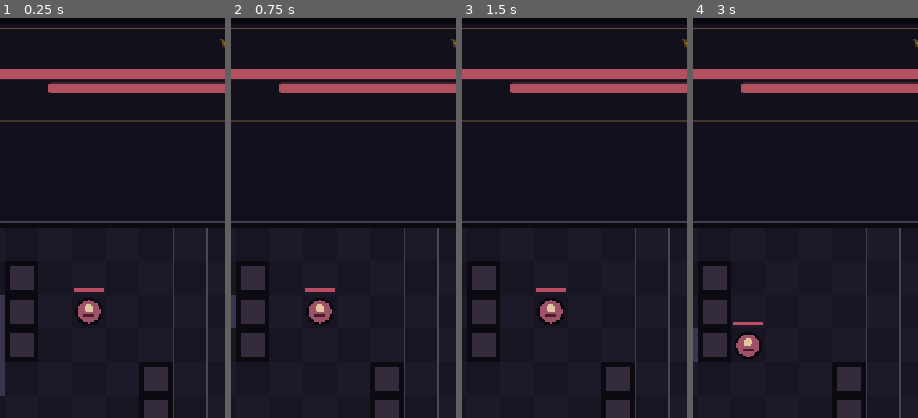
Above: before the commit, frames 1-4 (left to right).
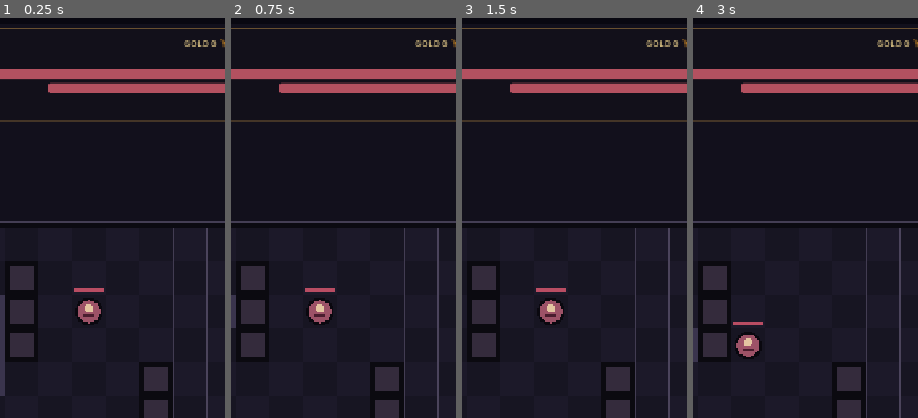
Above: after the commit, the same moments.

Repository: 0xyu/darktest
Game: Godot game, scene res://scenes/world/Main.tscn
Same seed, same stepped clock (60 frames per second), same inputs: the game is played once before the commit and once after it.
Inputs:
- Up to frame 1 (0.25 s): no input
- Up to frame 2 (0.75 s): click "▲" at 0.5 s
- Up to frame 3 (1.5 s): click "◀" at 1.25 s
- Up to frame 4 (3 s): click "▼" at 2 s; click "ATTACK" at 2.75 s
The pictures show only the part of the screen within x 34-84%, y 0-50%; the shares and areas given below are measured in that part.

The runs differ from the first frame. In frame 1, 0.2% of the frame differs, in the area x 81-97%, y 5-8%; in frame 2, 0.2%; in frame 3, 0.2%; in frame 4, 0.2%.

Commit message:
phase 13

Diff:
--- a/scenes/ui/MobileCombatHUD.tscn
+++ b/scenes/ui/MobileCombatHUD.tscn
@@ -115,6 +115,16 @@
 theme_override_font_sizes/font_size = 20
 text = "STAGE 01"
 
+[node name="GoldLabel" type="Label" parent="Root/TopPanel/Margin/Content/Header"]
+unique_name_in_owner = true
+layout_mode = 2
+custom_minimum_size = Vector2(92, 0)
+theme_override_colors/font_color = Color(0.886, 0.788, 0.533, 1)
+theme_override_font_sizes/font_size = 14
+text = "GOLD 0"
+horizontal_alignment = 2
+vertical_alignment = 1
+
 [node name="TurnLabel" type="Label" parent="Root/TopPanel/Margin/Content/Header"]
 unique_name_in_owner = true
 layout_mode = 2
--- a/scenes/world/GridTest.tscn
+++ b/scenes/world/GridTest.tscn
@@ -9,6 +9,7 @@
 [ext_resource type="Script" path="res://scripts/systems/stage_manager.gd" id="7_stage"]
 [ext_resource type="Script" path="res://scripts/systems/experience_system.gd" id="8_experience"]
 [ext_resource type="PackedScene" path="res://scenes/ui/MobileCombatHUD.tscn" id="9_hud"]
+[ext_resource type="Script" path="res://scripts/systems/gold_system.gd" id="10_gold"]
 
 [node name="GridTest" type="Node2D"]
 script = ExtResource("1_test")
@@ -40,3 +41,6 @@
 script = ExtResource("8_experience")
 
 [node name="MobileCombatHUD" parent="." instance=ExtResource("9_hud")]
+
+[node name="GoldSystem" type="Node" parent="."]
+script = ExtResource("10_gold")
--- a/scripts/player/player_progression.gd
+++ b/scripts/player/player_progression.gd
@@ -4,6 +4,7 @@
 ## Persistent progression values independent from the player's derived stats.
 signal experience_changed(current_experience: int, required_experience: int)
 signal level_up(new_level: int)
+signal gold_changed(current_gold: int, amount: int)
 
 const BASE_EXPERIENCE_TO_NEXT_LEVEL: int = 100
 const EXPERIENCE_GROWTH_RATE: float = 1.15
@@ -42,3 +43,12 @@
 	if required_experience <= 0:
 		return 0.0
 	return clampf(float(experience) / float(required_experience), 0.0, 1.0)
+
+
+func add_gold(amount: int) -> int:
+	var safe_amount: int = maxi(amount, 0)
+	if safe_amount == 0:
+		return 0
+	gold += safe_amount
+	gold_changed.emit(gold, safe_amount)
+	return safe_amount
--- /dev/null
+++ b/scripts/systems/gold_system.gd
@@ -0,0 +1,118 @@
+class_name GoldSystem
+extends Node
+
+const EnemyScalingSystem = preload("res://scripts/systems/enemy_scaling.gd")
+
+## Awards Gold from defeated enemies and completed stages.
+signal gold_awarded(amount: int, current_gold: int, source_name: String)
+
+@export_range(0, 999999, 1) var base_stage_gold: int = 50
+@export_range(0.1, 10.0, 0.01) var gold_growth_rate: float = 1.18
+@export_range(0.0, 100.0, 0.1) var normal_gold_multiplier: float = 1.0
+@export_range(0.0, 100.0, 0.1) var elite_gold_multiplier: float = 2.0
+@export_range(0.0, 100.0, 0.1) var special_gold_multiplier: float = 2.5
+@export_range(0.0, 100.0, 0.1) var mini_boss_gold_multiplier: float = 4.0
+@export_range(0.0, 100.0, 0.1) var treasure_gold_multiplier: float = 3.0
+@export_range(0.0, 100.0, 0.1) var gold_monster_multiplier: float = 5.0
+@export_range(0.0, 100.0, 0.1) var cursed_gold_multiplier: float = 1.5
+
+var _player: PlayerController
+var _combat_system: CombatSystem
+var _stage_manager: StageManager
+
+
+func attach_player(player: PlayerController) -> void:
+	_player = player
+
+
+func attach_combat_system(combat_system: CombatSystem) -> void:
+	if _combat_system != null and _combat_system.actor_died.is_connected(_on_actor_died):
+		_combat_system.actor_died.disconnect(_on_actor_died)
+	_combat_system = combat_system
+	if _combat_system == null:
+		return
+	if not _combat_system.actor_died.is_connected(_on_actor_died):
+		_combat_system.actor_died.connect(_on_actor_died)
+
+
+func attach_stage_manager(stage_manager: StageManager) -> void:
+	if _stage_manager != null and _stage_manager.stage_completed.is_connected(_on_stage_completed):
+		_stage_manager.stage_completed.disconnect(_on_stage_completed)
+	_stage_manager = stage_manager
+	if _stage_manager == null:
+		return
+	gold_growth_rate = _stage_manager.gold_growth_rate
+	if not _stage_manager.stage_completed.is_connected(_on_stage_completed):
+		_stage_manager.stage_completed.connect(_on_stage_completed)
+
+
+func calculate_enemy_gold(enemy: Node) -> int:
+	if enemy == null or not is_instance_valid(enemy):
+		return 0
+	var enemy_stats_variant: Variant = enemy.get("enemy_stats")
+	if not enemy_stats_variant is EnemyStats:
+		return 0
+	var enemy_stats: EnemyStats = enemy_stats_variant as EnemyStats
+	var enemy_type: int = EnemyType.NORMAL
+	var definition_variant: Variant = enemy.get("enemy_definition")
+	if definition_variant is EnemyDefinition:
+		var definition: EnemyDefinition = definition_variant as EnemyDefinition
+		enemy_type = definition.enemy_type
+	var reward: float = float(maxi(enemy_stats.gold_reward, 0)) * get_enemy_type_multiplier(enemy_type)
+	if reward <= 0.0 or is_nan(reward):
+		return 0
+	if is_inf(reward):
+		return 2147483647
+	return maxi(roundi(reward), 1)
+
+
+func get_enemy_type_multiplier(enemy_type: int) -> float:
+	match enemy_type:
+		EnemyType.ELITE:
+			return maxf(elite_gold_multiplier, 0.0)
+		EnemyType.SPECIAL:
+			return maxf(special_gold_multiplier, 0.0)
+		EnemyType.MINI_BOSS:
+			return maxf(mini_boss_gold_multiplier, 0.0)
+		EnemyType.TREASURE:
+			return maxf(treasure_gold_multiplier, 0.0)
+		EnemyType.GOLD:
+			return maxf(gold_monster_multiplier, 0.0)
+		EnemyType.CURSED:
+			return maxf(cursed_gold_multiplier, 0.0)
+		_:
+			return maxf(normal_gold_multiplier, 0.0)
+
+
+func calculate_stage_gold(stage_number: int) -> int:
+	return EnemyScalingSystem.scale_value(base_stage_gold, gold_growth_rate, maxi(stage_number, 1))
+
+
+func grant_gold(amount: int, source_name: String = "") -> int:
+	if _player == null or not is_instance_valid(_player) or _player.player_progression == null:
+		return 0
+	var awarded_amount: int = _player.player_progression.add_gold(amount)
+	if awarded_amount <= 0:
+		return 0
+	gold_awarded.emit(awarded_amount, _player.player_progression.gold, source_name)
+	return awarded_amount
+
+
+func grant_stage_reward(stage_number: int) -> int:
+	var reward: int = calculate_stage_gold(stage_number)
+	return grant_gold(reward, "Stage %d clear" % maxi(stage_number, 1))
+
+
+func _on_actor_died(actor: Node) -> void:
+	if not actor is EnemyController:
+		return
+	var enemy: EnemyController = actor as EnemyController
+	var reward: int = calculate_enemy_gold(enemy)
+	if reward > 0:
+		grant_gold(reward, enemy.get_display_name())
+
+
+func _on_stage_completed(stage_state: StageState) -> void:
+	if stage_state == null:
+		return
+	grant_stage_reward(stage_state.stage_number)
--- /dev/null
+++ b/scripts/systems/phase_13_smoke_test.gd
@@ -0,0 +1,92 @@
+extends SceneTree
+
+const GoldSystemResource = preload("res://scripts/systems/gold_system.gd")
+
+var _failures: Array[String] = []
+var _gold_award_count: int = 0
+
+
+func _init() -> void:
+	call_deferred("_run_tests")
+
+
+func _run_tests() -> void:
+	var progression := PlayerProgression.new()
+	_expect(progression.add_gold(25) == 25, "gold storage accepts a positive reward")
+	_expect(progression.gold == 25, "gold is stored on PlayerProgression")
+	_expect(progression.add_gold(-10) == 0 and progression.gold == 25, "negative gold rewards are ignored")
+
+	var grid := GridMap2D.new()
+	grid.name = "Grid"
+	grid.grid_size = Vector2i(6, 3)
+	root.add_child(grid)
+
+	var player := PlayerController.new()
+	player.grid_path = NodePath("../Grid")
+	player.grid_position = Vector2i(1, 1)
+	player.player_progression = PlayerProgression.new()
+	player.player_stats = PlayerStats.new()
+	player.player_stats.attack = 100
+	root.add_child(player)
+
+	var enemy_definition := EnemyDefinition.new()
+	enemy_definition.display_name = "Phase 13 Wraith"
+	enemy_definition.enemy_type = EnemyType.NORMAL
+	enemy_definition.base_stats = EnemyStats.new()
+	enemy_definition.base_stats.max_hp = 10
+	enemy_definition.base_stats.current_hp = 10
+	enemy_definition.base_stats.gold_reward = 10
+
+	var enemy := EnemyController.new()
+	enemy.grid_path = NodePath("../Grid")
+	enemy.grid_position = Vector2i(2, 1)
+	enemy.enemy_definition = enemy_definition
+	root.add_child(enemy)
+
+	var combat := CombatSystem.new()
+	root.add_child(combat)
+	var stage_manager := StageManager.new()
+	root.add_child(stage_manager)
+	var gold_system = GoldSystemResource.new()
+	root.add_child(gold_system)
+	gold_system.attach_player(player)
+	gold_system.attach_combat_system(combat)
+	gold_system.attach_stage_manager(stage_manager)
+	gold_system.gold_awarded.connect(_on_gold_awarded)
+	await process_frame
+
+	_expect(gold_system.calculate_enemy_gold(enemy) == 10, "normal enemy gold uses its scaled reward")
+	enemy.enemy_definition.enemy_type = EnemyType.MINI_BOSS
+	_expect(gold_system.calculate_enemy_gold(enemy) == 40, "Mini Boss gold uses the boss reward multiplier")
+	enemy.enemy_definition.enemy_type = EnemyType.NORMAL
+	_expect(gold_system.calculate_stage_gold(1) == 50, "stage one reward uses the configured base Gold")
+	_expect(gold_system.calculate_stage_gold(20) == EnemyScaling.scale_value(50, 1.18, 20), "stage rewards follow the 1.18 growth formula")
+
+	combat.resolve_attack(player, enemy)
+	_expect(player.player_progression.gold == 10, "defeating an enemy awards Gold through CombatSystem")
+	_expect(_gold_award_count == 1, "enemy defeat emits one Gold reward")
+
+	stage_manager.stage_completed.emit(stage_manager.stage_state)
+	_expect(player.player_progression.gold == 60, "stage completion awards the stage Gold reward")
+	_expect(_gold_award_count == 2, "stage completion emits one additional Gold reward")
+
+	var exit_code: int = 0
+	if _failures.is_empty():
+		print("Phase 13 smoke test passed.")
+	else:
+		for failure in _failures:
+			push_error(failure)
+		exit_code = 1
+	for child in root.get_children():
+		child.free()
+	await process_frame
+	quit(exit_code)
+
+
+func _on_gold_awarded(_amount: int, _current_gold: int, _source_name: String) -> void:
+	_gold_award_count += 1
+
+
+func _expect(condition: bool, description: String) -> void:
+	if not condition:
+		_failures.append("Smoke test failed: " + description)
--- a/scripts/ui/mobile_combat_hud.gd
+++ b/scripts/ui/mobile_combat_hud.gd
@@ -12,6 +12,7 @@
 @onready var _player: Node = get_parent().get_node_or_null("Player")
 
 @onready var _stage_label: Label = %StageLabel
+@onready var _gold_label: Label = %GoldLabel
 @onready var _turn_label: Label = %TurnLabel
 @onready var _encounter_label: Label = %EncounterLabel
 @onready var _player_hp_bar: ProgressBar = %PlayerHPBar
@@ -77,6 +78,9 @@
 	_event_label.text = str(get_parent().get("_last_move_text"))
 
 	var player_stats: PlayerStats = _player.get("player_stats") as PlayerStats
+	var player_progression: PlayerProgression = _player.get("player_progression") as PlayerProgression
+	if player_progression != null:
+		_gold_label.text = "GOLD %s" % _format_number(player_progression.gold)
 	if player_stats != null:
 		_player_hp_bar.max_value = maxi(player_stats.max_hp, 1)
 		_player_hp_bar.value = clampi(player_stats.current_hp, 0, maxi(player_stats.max_hp, 1))
@@ -174,3 +178,12 @@
 			return Color("d46a78")
 		_:
 			return Color("b9afc6")
+
+
+func _format_number(value: int) -> String:
+	var text_value: String = str(maxi(value, 0))
+	var formatted: String = ""
+	while text_value.length() > 3:
+		formatted = "," + text_value.substr(text_value.length() - 3, 3) + formatted
+		text_value = text_value.substr(0, text_value.length() - 3)
+	return text_value + formatted
--- a/scripts/world/grid_test.gd
+++ b/scripts/world/grid_test.gd
@@ -10,6 +10,7 @@
 @onready var stage_manager: StageManager = $StageManager
 @onready var experience_system: ExperienceSystem = $ExperienceSystem
 @onready var hud: MobileCombatHUD = $MobileCombatHUD
+@onready var gold_system = $GoldSystem
 
 var _last_move_text: String = "Awaiting input"
 var _active_enemies: Array[Node] = []
@@ -34,6 +35,10 @@
 	experience_system.attach_combat_system(combat_system)
 	experience_system.experience_awarded.connect(_on_experience_awarded)
 	experience_system.level_up.connect(_on_level_up)
+	gold_system.attach_player(player)
+	gold_system.attach_combat_system(combat_system)
+	gold_system.attach_stage_manager(stage_manager)
+	gold_system.gold_awarded.connect(_on_gold_awarded)
 	turn_manager.state_changed.connect(_on_turn_state_changed)
 	stage_manager.stage_started.connect(_on_stage_started)
 	stage_manager.enemy_spawned.connect(_on_enemy_spawned)
@@ -186,6 +191,11 @@
 	queue_redraw()
 
 
+func _on_gold_awarded(amount: int, _current_gold: int, source_name: String) -> void:
+	_last_move_text = "Gained %d Gold%s" % [amount, " from %s" % source_name if not source_name.is_empty() else ""]
+	queue_redraw()
+
+
 func _on_actor_died(actor: Node) -> void:
 	if actor == player:
 		_last_move_text = "PLAYER DEFEATED"
Not shown: 1 places in scenes/world/GridTest.tscn that only renumber resources
